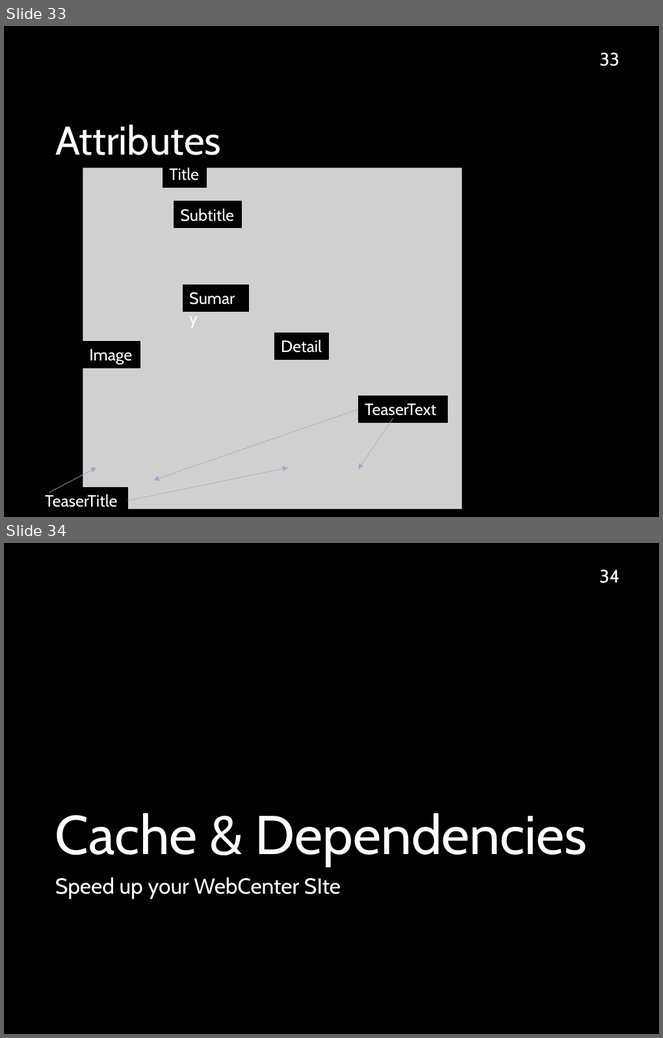
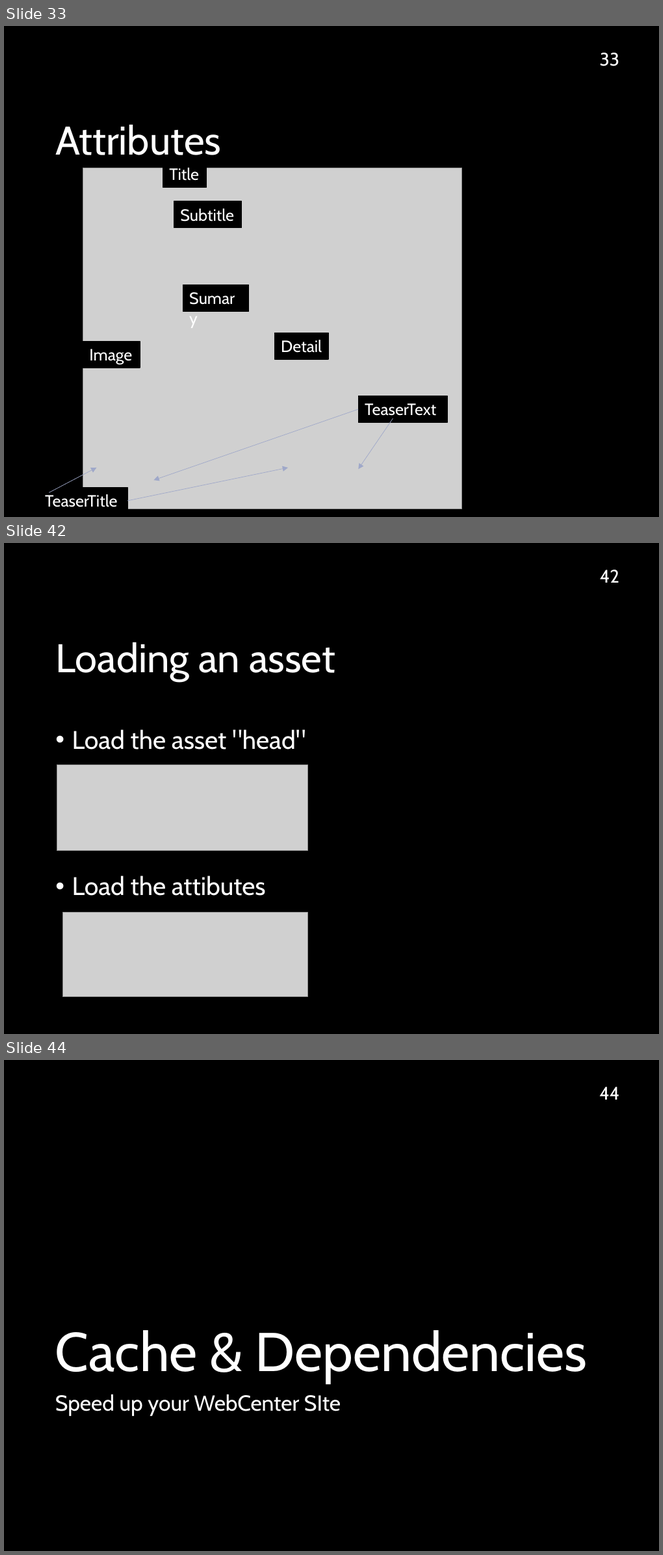
Before and after one commit to sciabarra/AgileSites3, a slide deck: docs/WebCenterSites11gIntroduction.pptx. Shown one above the other, each under a label of ours: slides 33 and 34 before the commit, slides 33, 42 and 44 after it; the slides between them are not shown. The pictures are 663x1038 and 663x1555 pixels, drawn with LibreOffice and Linux fonts; fonts in the diff are those of the drawing; grey boxes stand for pictures; background and template pictures are left out. Boxes give left, top, right and bottom in pixels: in the first picture for what was removed or moved away, otherwise in the second. Text is boxed around its words. In the diff, an @@ line names an element or a change of style, - is before the commit and + after.

```diff
--- a/docs/WebCenterSites11gIntroduction.pptx
+++ b/docs/WebCenterSites11gIntroduction.pptx
@@ slide 42 added at (x1=4, y1=543, x2=659, y2=1034), background picture (left out) @@
@@ page number added at (x1=600, y1=570, x2=620, y2=583), 20 pt, text #FFFFFF @@
+42
@@ title added at (x1=55, y1=642, x2=336, y2=681), 44 pt, text #FFFFFF @@
+Loading an asset
@@ text added at (x1=72, y1=730, x2=306, y2=896), 28 pt, text #FFFFFF @@
+• Load the asset "head"
+• Load the attibutes
@@ picture added at (x1=57, y1=765, x2=308, y2=851) @@
@@ picture added at (x1=63, y1=913, x2=308, y2=997) @@
@@ what was slide 34 is now slide 44 @@
@@ page number at (x1=599, y1=1087, x2=620, y2=1100): text changed @@
-34
+44
```
Also in this commit, not shown: 9 other slides added, 14 other files.
